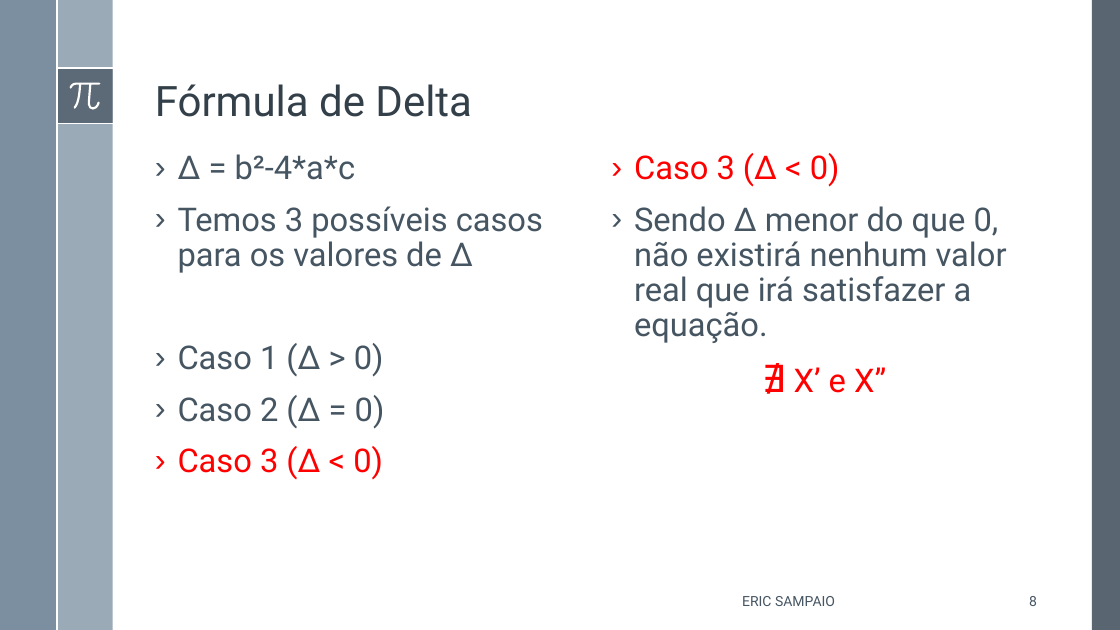
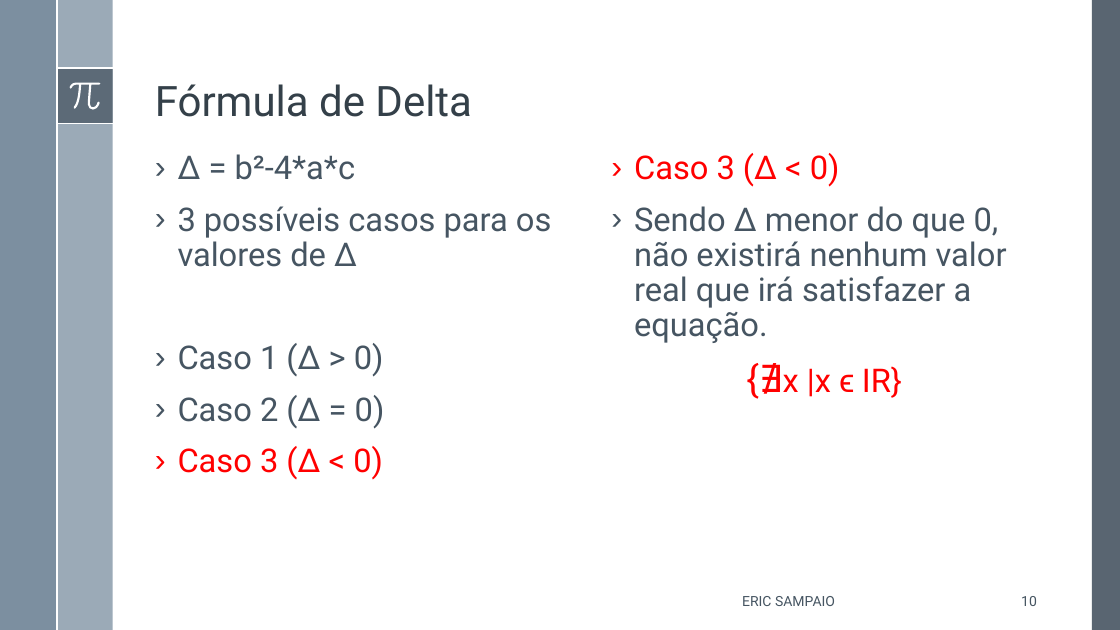
Before and after one commit to Erickgtn/ericsampaio.com.br, a slide deck: slide 10 of SlidesPublicação/Equação do 2º Grau.pptx (slide 8 before the commit). Drawn at 1120x630 pixels with LibreOffice and Linux fonts; fonts in the diff are those of the drawing. Boxes give left, top, right and bottom in pixels: in the first picture for what was removed or moved away, otherwise in the second. Text is boxed around its words. In the diff, an @@ line names an element or a change of style, - is before the commit and + after.

```diff
--- a/SlidesPublicação/Equação do 2º Grau.pptx
+++ b/SlidesPublicação/Equação do 2º Grau.pptx
@@ text at bbox=[178, 206, 551, 267]: text changed @@
-› Temos 3 possíveis casos para os valores de Δ
+› 3 possíveis casos para os valores de Δ
@@ text at bbox=[783, 366, 902, 398]: text changed @@
-∄ X’ e X”
+{∄x |x ϵ IR}
@@ page number at bbox=[1021, 596, 1037, 606]: text changed @@
-8
+10
```
Also in this commit, not shown: 9 other slides changed, 2 slides added, 1 slide removed, 1 other file.
